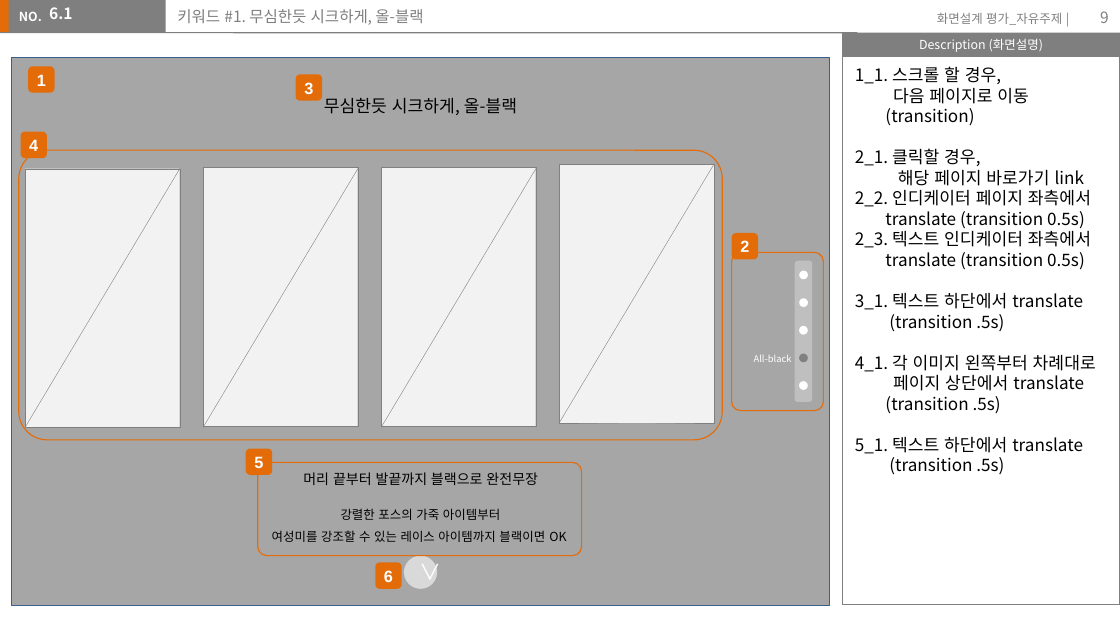
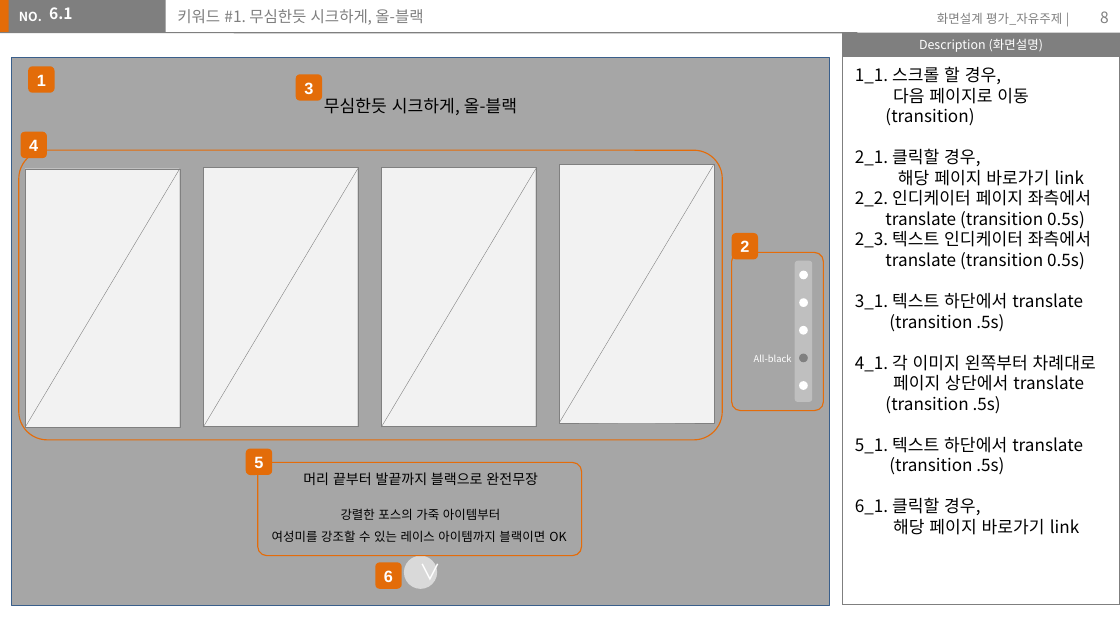
Before and after one commit to chaemilee9012/TIL2020, a slide deck: slide 8 of assignment/storyboard/이채미.pptx (slide 9 before the commit). Drawn at 1120x630 pixels with LibreOffice and Linux fonts; fonts in the diff are those of the drawing. Boxes give left, top, right and bottom in pixels: in the first picture for what was removed or moved away, otherwise in the second. Text is boxed around its words. In the diff, an @@ line names an element or a change of style, - is before the commit and + after.

```diff
--- a/assignment/storyboard/이채미.pptx
+++ b/assignment/storyboard/이채미.pptx
@@ page number at [1100, 11, 1109, 23]: text changed @@
-9
+8
@@ text at [855, 497, 1079, 535]: paragraphs added @@
+6_1. 클릭할 경우,
+해당 페이지 바로가기 link
```
Also in this commit, not shown: 1 other slide changed, 1 slide removed, 3 other files.
